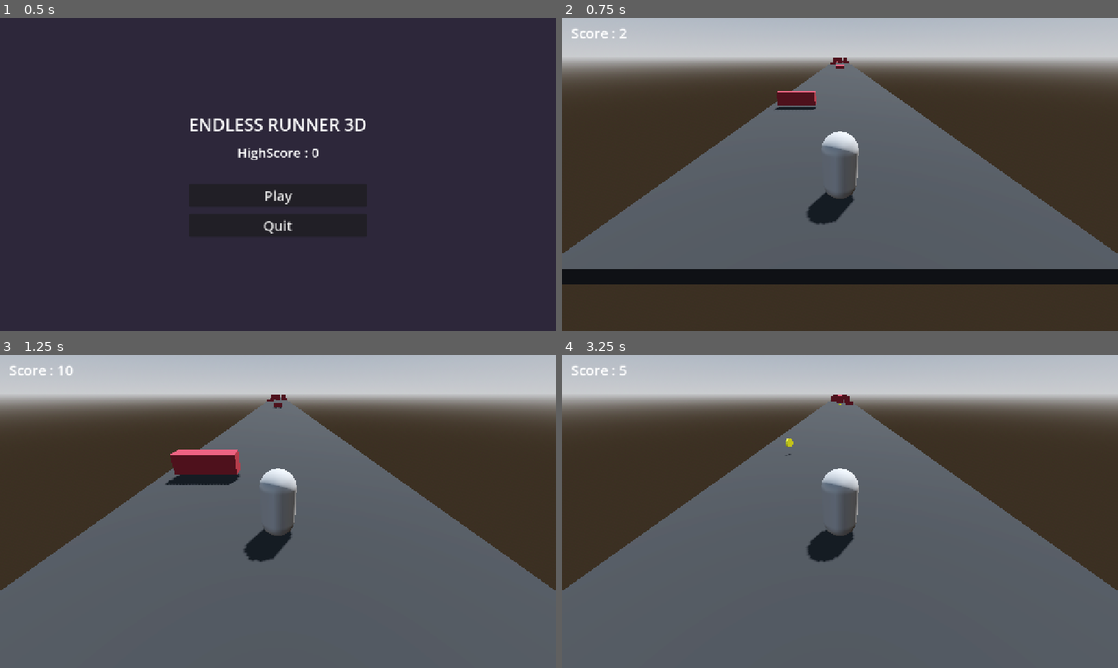
Above: before the commit, frames 1-4 (two rows, left to right).
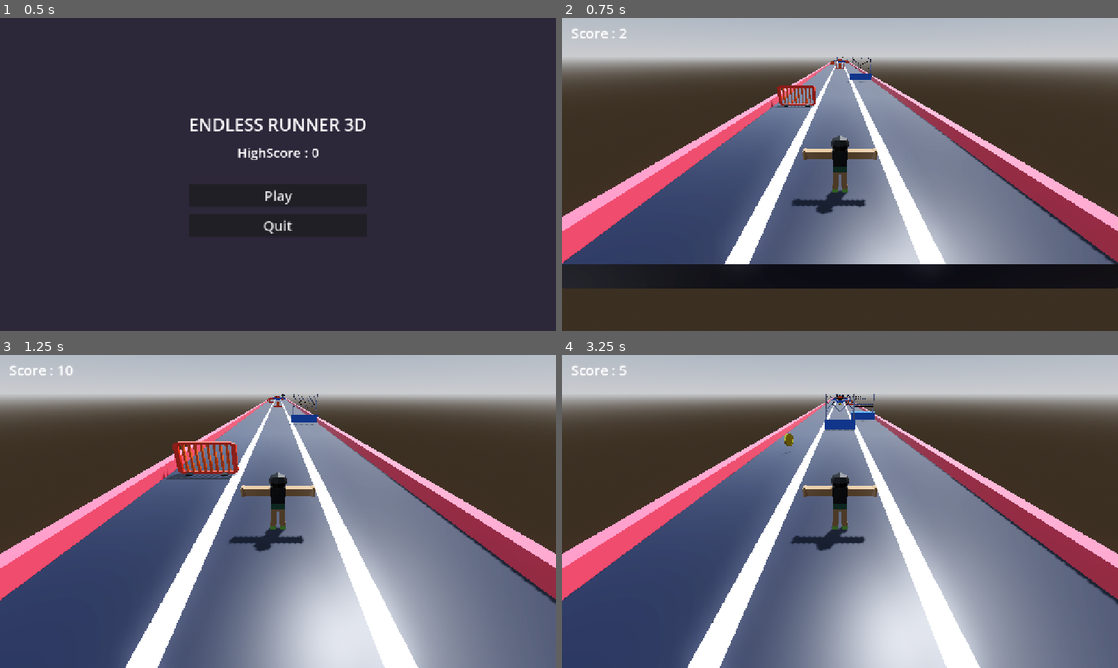
Above: after the commit, the same moments.

Repository: TK-Porky/endless-runner-3d
Game: Godot game, scene res://scenes/ui/MainMenu.tscn
Two runs of this game, one before a commit and one after it. Both use one fixed random seed, a clock stepped at 60 frames per second and the inputs below.
Inputs:
- Up to frame 1 (0.5 s): no input
- Up to frame 2 (0.75 s): click "Play" at 0.5 s
- Up to frame 3 (1.25 s): no input
- Up to frame 4 (3.25 s): tap Enter (Confirm) at 1.25, 1.35, 2.1, 2.85 s; hold Right (Right) 1.28-2.03 s; tap Space (Jump) at 1.52, 2.27 s; hold Left (Left) 2.03-2.78 s; hold Right (Right) from 2.78 s (still down)

Frame 1 is identical in both runs. In frame 2, 39% of the frame differs, in the area x 0-100%, y 12-87%; in frame 3, 55%, in the area x 0-100%, y 12-100%; in frame 4, 55%.

Commit message:
feat: add new 3D models for barriers, obstacles, and player; update scene references and remove obsolete files

Diff:
--- a/scenes/level/BaseSection.tscn
+++ b/scenes/level/BaseSection.tscn
@@ -1,12 +1,7 @@
-[gd_scene load_steps=5 format=3 uid="uid://j8uinxxnwa21"]
+[gd_scene load_steps=4 format=3 uid="uid://j8uinxxnwa21"]
 
 [ext_resource type="Script" uid="uid://dr6xaj2vlukdh" path="res://scenes/level/base_section.gd" id="1_7j13y"]
-
-[sub_resource type="StandardMaterial3D" id="StandardMaterial3D_qijcc"]
-albedo_color = Color(0.15127608, 0.15127608, 0.15127608, 1)
-
-[sub_resource type="BoxMesh" id="BoxMesh_qijcc"]
-size = Vector3(12, 0.5, 50)
+[ext_resource type="PackedScene" uid="uid://crjmvd5ttk0p6" path="res://assets/3d_models/road.glb" id="2_mdmbr"]
 
 [sub_resource type="ConcavePolygonShape3D" id="ConcavePolygonShape3D_qijcc"]
 data = PackedVector3Array(-6, 0.25, 25, 6, 0.25, 25, -6, -0.25, 25, 6, 0.25, 25, 6, -0.25, 25, -6, -0.25, 25, 6, 0.25,  …(428 unchanged characters)…
@@ -14,14 +9,12 @@
 [node name="BaseSection" type="Node3D"]
 script = ExtResource("1_7j13y")
 
-[node name="MeshInstance3D" type="MeshInstance3D" parent="."]
+[node name="road" parent="." instance=ExtResource("2_mdmbr")]
 transform = Transform3D(1, 0, 0, 0, 1, 0, 0, 0, 1, 0, 0.5, -25)
-material_override = SubResource("StandardMaterial3D_qijcc")
-mesh = SubResource("BoxMesh_qijcc")
 
-[node name="StaticBody3D" type="StaticBody3D" parent="MeshInstance3D"]
+[node name="StaticBody3D" type="StaticBody3D" parent="road"]
 
-[node name="CollisionShape3D" type="CollisionShape3D" parent="MeshInstance3D/StaticBody3D"]
+[node name="CollisionShape3D" type="CollisionShape3D" parent="road/StaticBody3D"]
 shape = SubResource("ConcavePolygonShape3D_qijcc")
 
 [node name="EndMarker" type="Marker3D" parent="."]
@@ -30,10 +23,10 @@
 [node name="SpawnPoints" type="Node3D" parent="."]
 
 [node name="Marker3D_Left" type="Marker3D" parent="SpawnPoints"]
-transform = Transform3D(1, 0, 0, 0, 1, 0, 0, 0, 1, -3.5, 1.5, -15)
+transform = Transform3D(1, 0, 0, 0, 1, 0, 0, 0, 1, -3.5, 1.7, -15)
 
 [node name="Marker3D_Center" type="Marker3D" parent="SpawnPoints"]
-transform = Transform3D(1, 0, 0, 0, 1, 0, 0, 0, 1, 0, 1.5, -25)
+transform = Transform3D(1, 0, 0, 0, 1, 0, 0, 0, 1, 0, 1.7, -25)
 
 [node name="Marker3D_Right" type="Marker3D" parent="SpawnPoints"]
-transform = Transform3D(1, 0, 0, 0, 1, 0, 0, 0, 1, 3.5, 1.5, -35)
+transform = Transform3D(1, 0, 0, 0, 1, 0, 0, 0, 1, 3.5, 1.7, -35)
--- a/scenes/level/Coin.tscn
+++ b/scenes/level/Coin.tscn
@@ -1,29 +1,19 @@
-[gd_scene load_steps=5 format=3 uid="uid://biw3pvgq353mi"]
+[gd_scene load_steps=4 format=3 uid="uid://biw3pvgq353mi"]
 
 [ext_resource type="Script" uid="uid://uyftt3tculok" path="res://scenes/level/coin.gd" id="1_wpxpu"]
-
-[sub_resource type="StandardMaterial3D" id="StandardMaterial3D_kqva2"]
-albedo_color = Color(1, 1, 0.19215687, 1)
-
-[sub_resource type="CylinderMesh" id="CylinderMesh_wpxpu"]
-top_radius = 0.3
-bottom_radius = 0.3
-height = 0.15
+[ext_resource type="PackedScene" uid="uid://dyykd72bwxeun" path="res://assets/3d_models/coin.glb" id="2_63v57"]
 
 [sub_resource type="CylinderShape3D" id="CylinderShape3D_kqva2"]
 height = 0.15
-radius = 0.3
 
 [node name="Coin" type="Area3D"]
 collision_layer = 0
 collision_mask = 2
 script = ExtResource("1_wpxpu")
 
-[node name="MeshInstance3D" type="MeshInstance3D" parent="."]
-transform = Transform3D(1, 0, 0, 0, -4.371139e-08, -1, 0, 1, -4.371139e-08, 0, 0, 0)
-material_override = SubResource("StandardMaterial3D_kqva2")
-mesh = SubResource("CylinderMesh_wpxpu")
-
 [node name="CollisionShape3D" type="CollisionShape3D" parent="."]
 transform = Transform3D(1, 0, 0, 0, -4.371139e-08, -1, 0, 1, -4.371139e-08, 0, 0, 0)
 shape = SubResource("CylinderShape3D_kqva2")
+
+[node name="coin" parent="." instance=ExtResource("2_63v57")]
+transform = Transform3D(-4.371139e-08, 0, 1, 0, 1, 0, -1, 0, -4.371139e-08, 0, 0, 0)
--- /dev/null
+++ b/scenes/level/HighObstacle.tscn
@@ -0,0 +1,19 @@
+[gd_scene load_steps=4 format=3 uid="uid://c844s00ghjav3"]
+
+[ext_resource type="Script" uid="uid://b8vx80485g543" path="res://scenes/level/obstacle.gd" id="1_uhcvl"]
+[ext_resource type="PackedScene" uid="uid://ewrfsd6nj6qe" path="res://assets/3d_models/bigBarrier.glb" id="2_uhcvl"]
+
+[sub_resource type="BoxShape3D" id="BoxShape3D_hwv6u"]
+size = Vector3(3.1967773, 3.4310913, 0.5)
+
+[node name="HighObstacle" type="Area3D"]
+collision_layer = 4
+collision_mask = 2
+script = ExtResource("1_uhcvl")
+
+[node name="bigBarrier" parent="." instance=ExtResource("2_uhcvl")]
+transform = Transform3D(1, 0, 0, 0, 1, 0, 0, 0, 1, 0, -0.2, 0)
+
+[node name="CollisionShape3D" type="CollisionShape3D" parent="."]
+transform = Transform3D(1, 0, 0, 0, 1, 0, 0, 0, 1, 0.011474609, 1.2071838, 0)
+shape = SubResource("BoxShape3D_hwv6u")
--- /dev/null
+++ b/scenes/level/LowObstacle.tscn
@@ -0,0 +1,17 @@
+[gd_scene load_steps=4 format=3 uid="uid://c1f8vou8ni6de"]
+
+[ext_resource type="Script" uid="uid://b8vx80485g543" path="res://scenes/level/obstacle.gd" id="1_ne6hl"]
+[ext_resource type="PackedScene" uid="uid://dve2io68bjgo0" path="res://assets/3d_models/barrier.glb" id="2_wl2ts"]
+
+[sub_resource type="BoxShape3D" id="BoxShape3D_hwv6u"]
+size = Vector3(3, 1.5, 0.5)
+
+[node name="LowObstacle" type="Area3D"]
+collision_layer = 4
+collision_mask = 2
+script = ExtResource("1_ne6hl")
+
+[node name="barrier" parent="." instance=ExtResource("2_wl2ts")]
+
+[node name="CollisionShape3D" type="CollisionShape3D" parent="."]
+shape = SubResource("BoxShape3D_hwv6u")
--- a/scenes/level/Obstacle.tscn
+++ /dev/null
@@ -1,24 +0,0 @@
-[gd_scene load_steps=5 format=3 uid="uid://c1f8vou8ni6de"]
-
-[ext_resource type="Script" uid="uid://b8vx80485g543" path="res://scenes/level/obstacle.gd" id="1_oxs0m"]
-
-[sub_resource type="BoxShape3D" id="BoxShape3D_hwv6u"]
-size = Vector3(3, 1, 1)
-
-[sub_resource type="StandardMaterial3D" id="StandardMaterial3D_hwv6u"]
-albedo_color = Color(0.5637542, 0.14518315, 0.19919646, 1)
-
-[sub_resource type="BoxMesh" id="BoxMesh_kdqwu"]
-size = Vector3(3, 1, 1)
-
-[node name="Obstacle" type="Area3D"]
-collision_layer = 4
-collision_mask = 2
-script = ExtResource("1_oxs0m")
-
-[node name="CollisionShape3D" type="CollisionShape3D" parent="."]
-shape = SubResource("BoxShape3D_hwv6u")
-
-[node name="MeshInstance3D" type="MeshInstance3D" parent="."]
-material_override = SubResource("StandardMaterial3D_hwv6u")
-mesh = SubResource("BoxMesh_kdqwu")
--- a/scenes/level/Section_Jump.tscn
+++ b/scenes/level/Section_Jump.tscn
@@ -1,12 +1,19 @@
 [gd_scene load_steps=3 format=3 uid="uid://csyg5hra5348i"]
 
 [ext_resource type="PackedScene" uid="uid://j8uinxxnwa21" path="res://scenes/level/BaseSection.tscn" id="1_d1rqe"]
-[ext_resource type="PackedScene" uid="uid://c1f8vou8ni6de" path="res://scenes/level/Obstacle.tscn" id="2_i6moj"]
+[ext_resource type="PackedScene" uid="uid://c1f8vou8ni6de" path="res://scenes/level/LowObstacle.tscn" id="2_i6moj"]
 
 [node name="Section_Jump" instance=ExtResource("1_d1rqe")]
 
 [node name="Obstacle" parent="." index="2" instance=ExtResource("2_i6moj")]
-transform = Transform3D(4, 0, 0, 0, 2, 0, 0, 0, 1, 0, 1.2, -25)
+transform = Transform3D(1, 0, 0, 0, 1, 0, 0, 0, 1, -3.6728568, 1.7751172, -25)
+
+[node name="Obstacle2" parent="." index="3" instance=ExtResource("2_i6moj")]
+transform = Transform3D(1, 0, 0, 0, 1, 0, 0, 0, 1, 0.0018262863, 1.7751172, -25)
+
+[node name="Obstacle3" parent="." index="4" instance=ExtResource("2_i6moj")]
+transform = Transform3D(1, 0, 0, 0, 1, 0, 0, 0, 1, 3.6799066, 1.7751172, -25)
 
 [node name="Marker3D_Center" parent="SpawnPoints" index="1"]
-transform = Transform3D(1, 0, 0, 0, 1, 0, 0, 0, 1, 0, 3.5, -25)
+transform = Transform3D(1, 0, 0, 0, 1, 0, 0, 0, 1, 3.69779, 1.7, -15.324348)
+visible = false
--- a/scenes/level/Section_Obstacles.tscn
+++ b/scenes/level/Section_Obstacles.tscn
@@ -1,18 +1,19 @@
-[gd_scene load_steps=3 format=3 uid="uid://d3idl8mbq8q80"]
+[gd_scene load_steps=4 format=3 uid="uid://d3idl8mbq8q80"]
 
 [ext_resource type="PackedScene" uid="uid://j8uinxxnwa21" path="res://scenes/level/BaseSection.tscn" id="1_s71a3"]
-[ext_resource type="PackedScene" uid="uid://c1f8vou8ni6de" path="res://scenes/level/Obstacle.tscn" id="2_rivb3"]
+[ext_resource type="PackedScene" uid="uid://c1f8vou8ni6de" path="res://scenes/level/LowObstacle.tscn" id="2_rivb3"]
+[ext_resource type="PackedScene" uid="uid://c844s00ghjav3" path="res://scenes/level/HighObstacle.tscn" id="3_ueg4h"]
 
 [node name="Section_Obstacles" instance=ExtResource("1_s71a3")]
 
-[node name="Obstacle" parent="." index="2" instance=ExtResource("2_rivb3")]
-transform = Transform3D(1, 0, 0, 0, 3, 0, 0, 0, 1, 3.5, 2, -15)
+[node name="Obstacle5" parent="." index="2" instance=ExtResource("2_rivb3")]
+transform = Transform3D(1, 0, 0, 0, 1, 0, 0, 0, 1, 0, 1.7477236, -45)
 
-[node name="Obstacle2" parent="." index="3" instance=ExtResource("2_rivb3")]
-transform = Transform3D(1, 0, 0, 0, 3, 0, 0, 0, 1, -3.5, 2, -35)
+[node name="HighObstacle" parent="." index="4" instance=ExtResource("3_ueg4h")]
+transform = Transform3D(1, 0, 0, 0, 1, 0, 0, 0, 1, 0, 1.4, -5)
 
-[node name="Obstacle3" parent="." index="4" instance=ExtResource("2_rivb3")]
-transform = Transform3D(1, 0, 0, 0, 3, 0, 0, 0, 1, 0, 2, -5)
+[node name="HighObstacle2" parent="." index="5" instance=ExtResource("3_ueg4h")]
+transform = Transform3D(1, 0, 0, 0, 1, 0, 0, 0, 1, 3.7, 1.4, -15)
 
-[node name="Obstacle5" parent="." index="5" instance=ExtResource("2_rivb3")]
-transform = Transform3D(1, 0, 0, 0, 3, 0, 0, 0, 1, 0, 2, -45)
+[node name="HighObstacle3" parent="." index="6" instance=ExtResource("3_ueg4h")]
+transform = Transform3D(1, 0, 0, 0, 1, 0, 0, 0, 1, -3.7, 1.4, -35)
--- a/scenes/level/base_section.gd
+++ b/scenes/level/base_section.gd
@@ -1,7 +1,8 @@
 extends Node3D
 
 const COIN_SCENE = preload("res://scenes/level/Coin.tscn")
-const OBSTACLE_SCENE = preload("res://scenes/level/Obstacle.tscn")
+const LOW_OBSTACLE_SCENE = preload("res://scenes/level/LowObstacle.tscn")
+const HIGH_OBSTACLE_SCENE = preload("res://scenes/level/HighObstacle.tscn")
 
 var player: Player = null
 
@@ -24,7 +25,9 @@
 			if r < 3:
 				spawn_item(COIN_SCENE, marker.position)
 			elif r < 5:
-				spawn_item(OBSTACLE_SCENE, marker.position)
+				spawn_item(LOW_OBSTACLE_SCENE, marker.position)
+			elif r < 7:
+				spawn_item(HIGH_OBSTACLE_SCENE, marker.position)
 
 func spawn_item(packed_scene: PackedScene, local_position: Vector3) -> void:
 	var item = packed_scene.instantiate() as Node3D
--- a/scenes/player/Player.tscn
+++ b/scenes/player/Player.tscn
@@ -1,8 +1,7 @@
 [gd_scene load_steps=4 format=3 uid="uid://cndi0m40wcf1u"]
 
 [ext_resource type="Script" uid="uid://2pdb2e2ddjfa" path="res://scenes/player/player.gd" id="1_wr5hl"]
-
-[sub_resource type="CapsuleMesh" id="CapsuleMesh_o8nba"]
+[ext_resource type="PackedScene" uid="uid://b6meudns2tbhs" path="res://assets/3d_models/blackGuy.glb" id="2_gfjak"]
 
 [sub_resource type="CapsuleShape3D" id="CapsuleShape3D_wr5hl"]
 
@@ -10,8 +9,8 @@
 collision_layer = 2
 script = ExtResource("1_wr5hl")
 
-[node name="MeshInstance3D" type="MeshInstance3D" parent="."]
-mesh = SubResource("CapsuleMesh_o8nba")
+[node name="blackGuy" parent="." instance=ExtResource("2_gfjak")]
+transform = Transform3D(-1, 0, -8.742278e-08, 0, 1, 0, 8.742278e-08, 0, -1, 0, 0.28213066, 0)
 
 [node name="CollisionShape3D" type="CollisionShape3D" parent="."]
 shape = SubResource("CapsuleShape3D_wr5hl")
--- a/scenes/player/player.gd
+++ b/scenes/player/player.gd
@@ -19,6 +19,7 @@
 	if GameManager.is_game_over:
 		if not is_on_floor():
 			velocity.y -= gravity * delta
+			velocity.z = 0
 			move_and_slide()
 		return
 
Binary file added: assets/3d_models/barrier.glb
Binary file added: assets/3d_models/bigBarrier.glb
Binary file added: assets/3d_models/blackGuy.glb
Binary file added: assets/3d_models/coin.glb
Binary file added: assets/3d_models/road.glb
